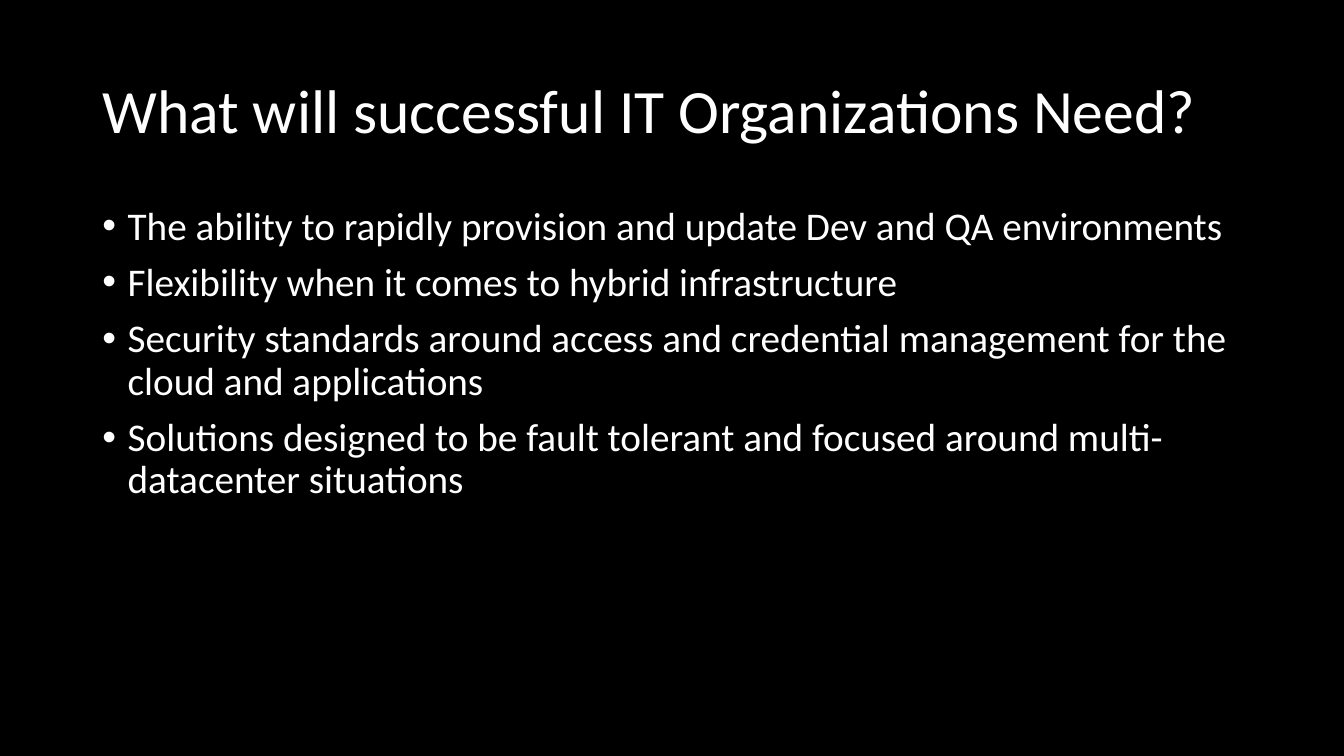
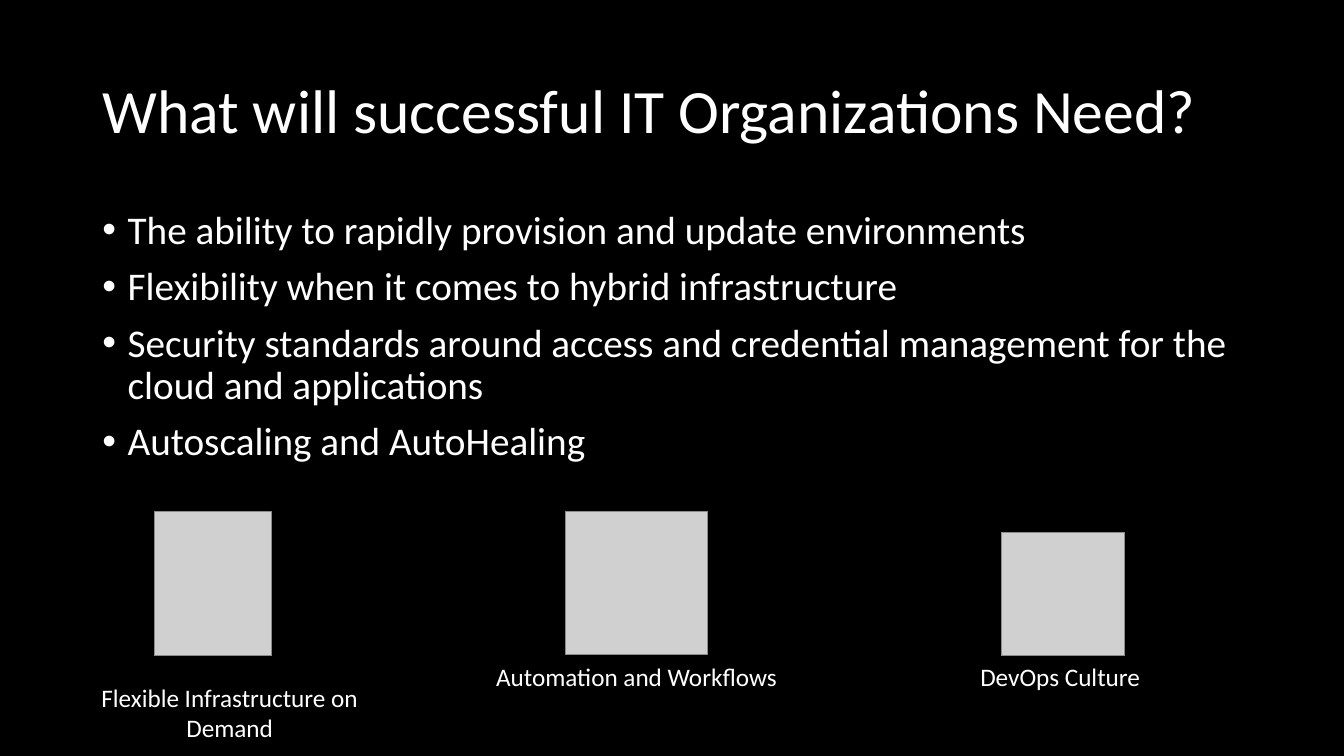
Before and after one commit to FraserPol/hashi-tech-excersise, a slide deck: slide 12 of Hashi-Demo-Preso.pptx. Drawn at 1344x756 pixels with LibreOffice and Linux fonts; fonts in the diff are those of the drawing; grey boxes stand for pictures. Boxes give left, top, right and bottom in pixels: in the first picture for what was removed or moved away, otherwise in the second. Text is boxed around its words. In the diff, an @@ line names an element or a change of style, - is before the commit and + after.

```diff
--- a/Hashi-Demo-Preso.pptx
+++ b/Hashi-Demo-Preso.pptx
@@ text at [128, 216, 1026, 251]: text changed @@
-• The ability to rapidly provision and update Dev and QA environments
+• The ability to rapidly provision and update environments
@@ text at [128, 427, 585, 462]: text changed @@
-• Solutions designed to be fault tolerant and focused around multi-datacenter situations
+• Autoscaling and AutoHealing
@@ picture added at [154, 512, 272, 656] @@
@@ picture added at [566, 512, 709, 655] @@
@@ picture added at [1001, 532, 1125, 656] @@
@@ text added at [101, 689, 358, 737], 18 pt, text #FFFFFF @@
+Flexible Infrastructure on Demand
@@ text added at [496, 668, 777, 687], 18 pt, text #FFFFFF @@
+Automation and Workflows
@@ text added at [980, 668, 1140, 690], 18 pt, text #FFFFFF @@
+DevOps Culture
```
Also in this commit, not shown: 7 other slides changed, 13 slides added, 1 slide removed, 13 other files.
